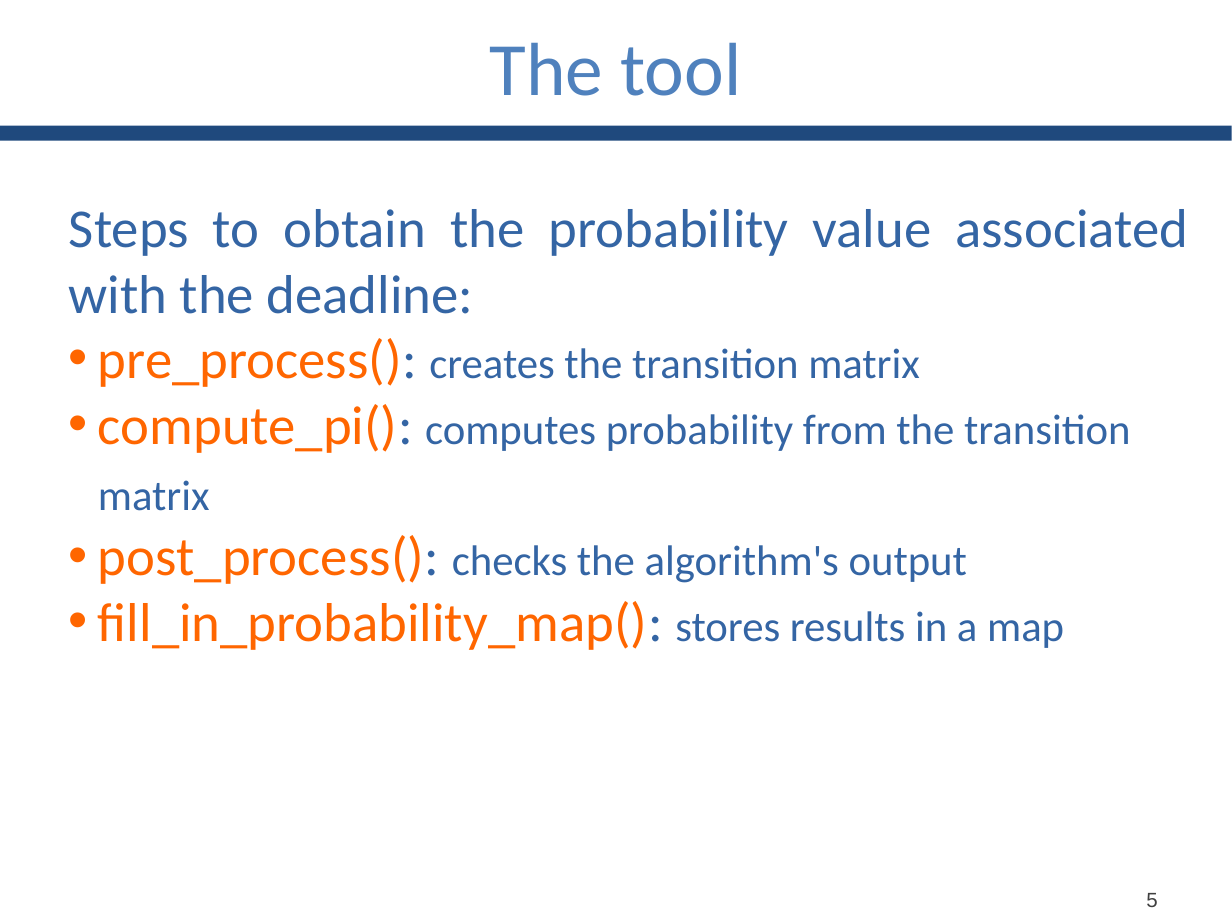
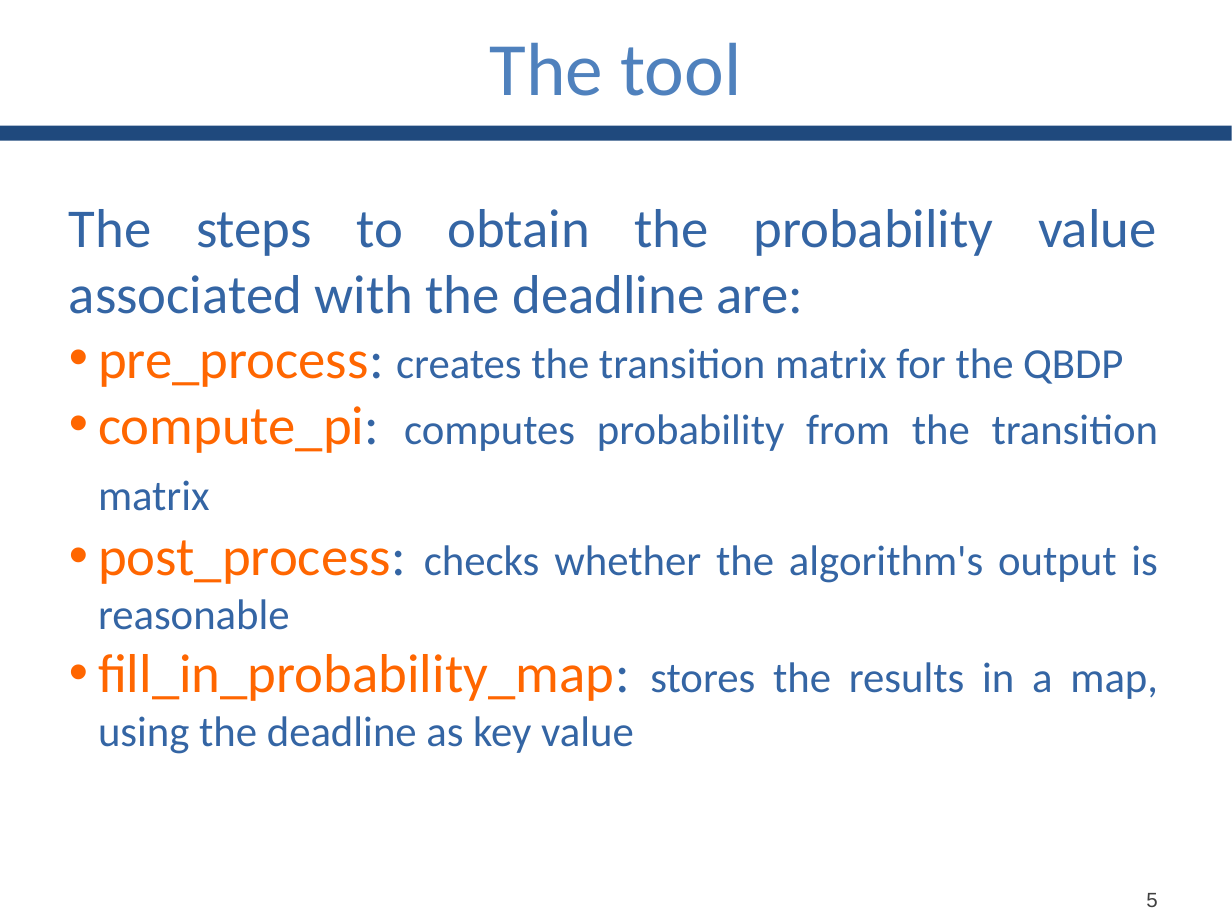
Before and after one commit to GianlucaBortoli/bachelorThesis, a slide deck: slide 9 of slides/slides.pptx. Drawn at 1232x924 pixels with LibreOffice and Linux fonts; fonts in the diff are those of the drawing. Boxes give left, top, right and bottom in pixels: in the first picture for what was removed or moved away, otherwise in the second. Text is boxed around its words. In the diff, an @@ line names an element or a change of style, - is before the commit and + after.

```diff
--- a/slides/slides.pptx
+++ b/slides/slides.pptx
@@ text at box(69, 209, 1159, 754): text changed; size 32 to 25 pt @@
-Steps to obtain the probability value associated with the deadline:
-• pre_process(): creates the transition matrix
-• compute_pi(): computes probability from the transition matrix
-• post_process(): checks the algorithm's output
-• fill_in_probability_map(): stores results in a map
+The steps to obtain the probability value associated with the deadline are:
+• pre_process: creates the transition matrix for the QBDP
+• compute_pi: computes probability from the transition matrix
+• post_process: checks whether the algorithm's output is reasonable
+• fill_in_probability_map: stores the results in a map, using the deadline as key value
```
Also in this commit, not shown: 4 other slides changed.
